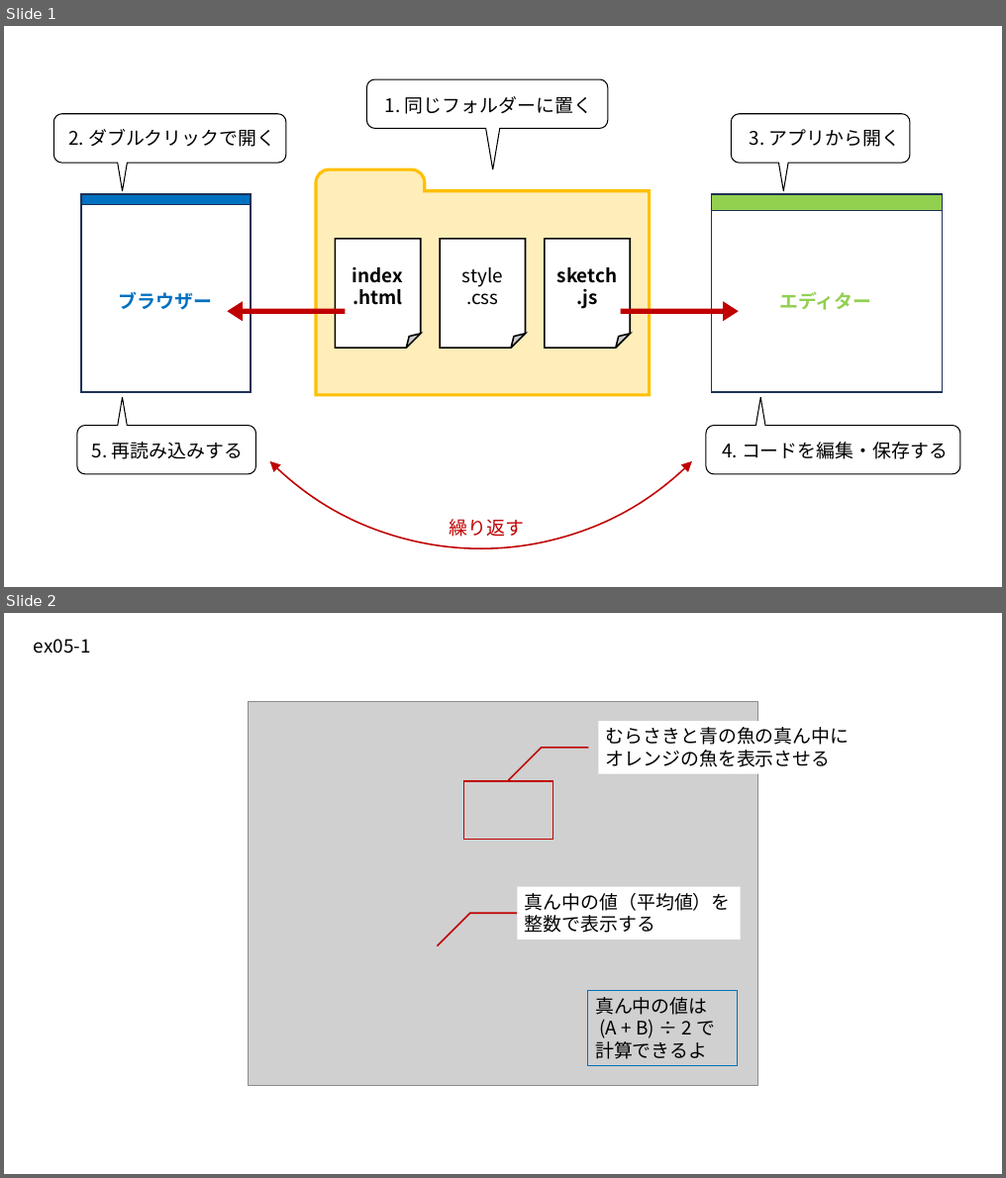
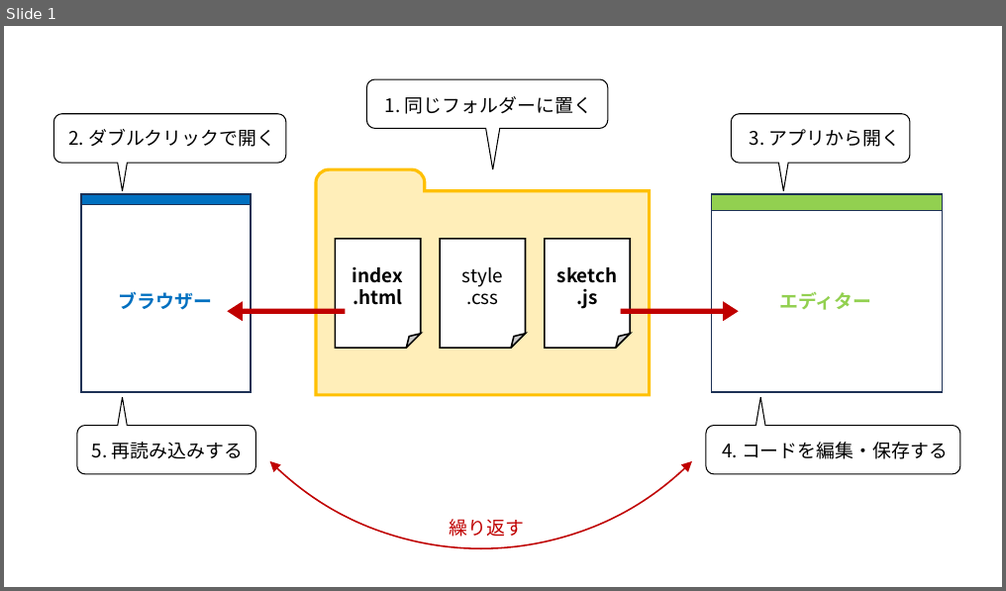
Before and after one commit to p5nyan/p5nyan.github.io, a slide deck: images/figures.pptx. Shown one above the other, each under a label of ours: slides 1 and 2 before the commit, slide 1 after it. The pictures are 1006x1178 and 1006x591 pixels, drawn with LibreOffice and Linux fonts; fonts in the diff are those of the drawing; grey boxes stand for pictures. Boxes give left, top, right and bottom in pixels: in the first picture for what was removed or moved away, otherwise in the second. Text is boxed around its words. In the diff, an @@ line names an element or a change of style, - is before the commit and + after.

```diff
--- a/images/figures.pptx
+++ b/images/figures.pptx
@@ slide 2 removed at (4, 613, 1002, 1174), background #FFFFFF @@
@@ text removed at (34, 639, 91, 654) @@
-ex05-1
@@ picture removed at (249, 701, 757, 1086) @@
@@ rectangle removed at (598, 721, 859, 774) @@
-むらさきと青の魚の真ん中に
-オレンジの魚を表示させる
@@ freeform shape removed at (509, 748, 589, 780) @@
@@ rectangle removed at (463, 781, 552, 839) @@
@@ rectangle removed at (518, 887, 741, 940) @@
-真ん中の値（平均値）を
-整数で表示する
@@ freeform shape removed at (438, 913, 518, 947) @@
@@ rectangle removed at (588, 991, 737, 1066) @@
-真ん中の値は
-(A + B) ÷ 2 で
-計算できるよ
```
Also in this commit, not shown: 4 other files.
